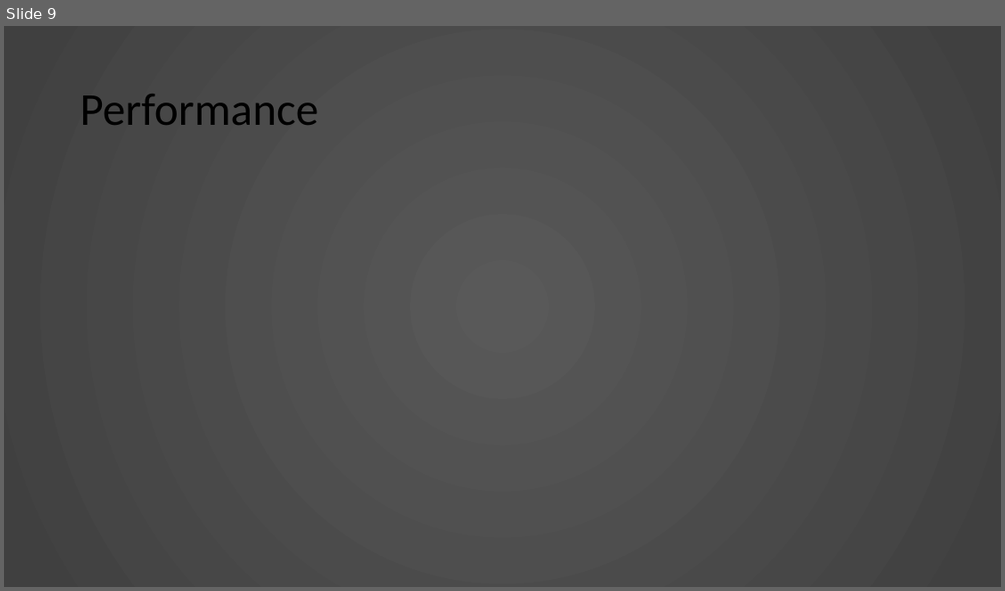
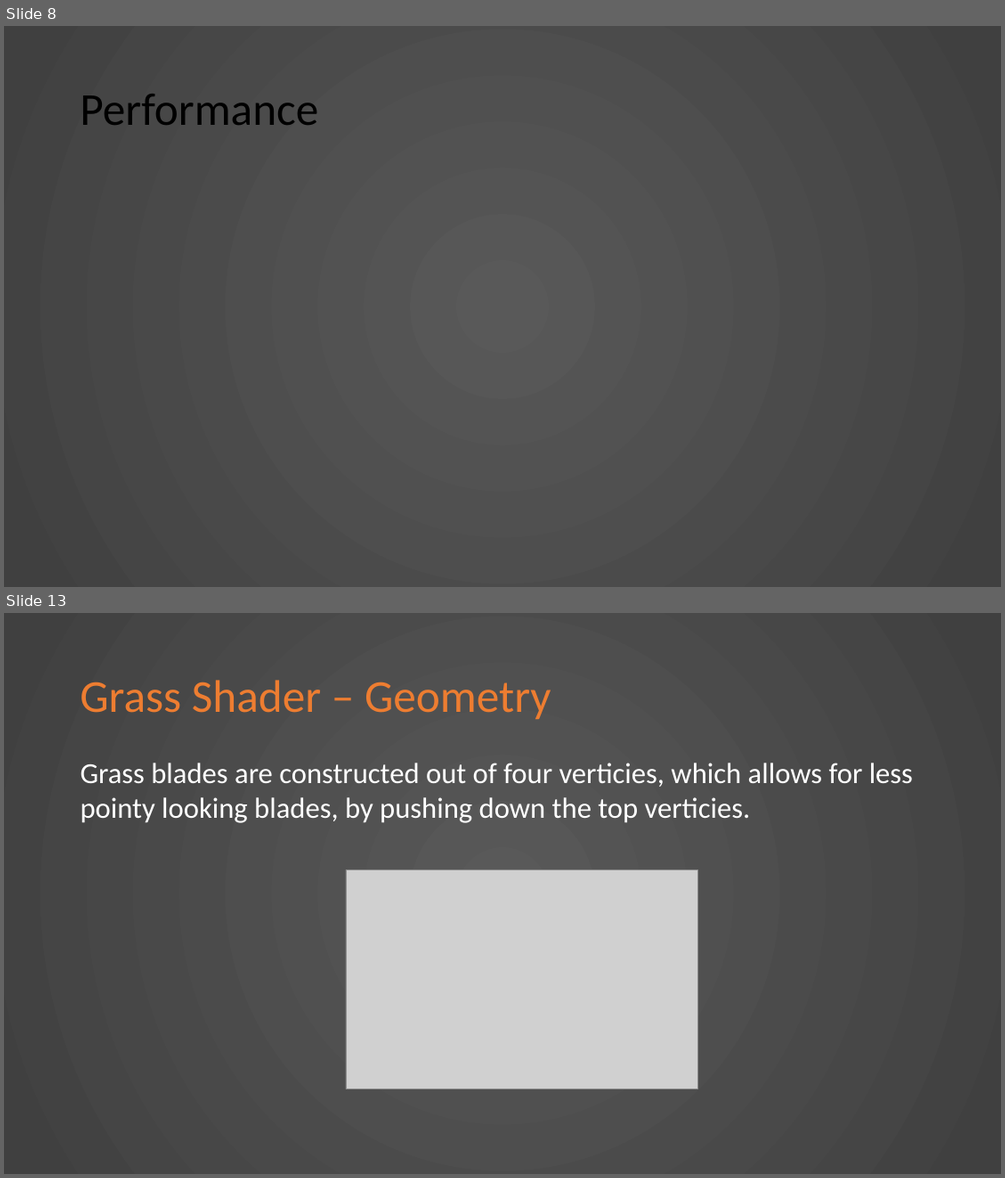
Before and after one commit to KnightTec/ShaderProject, a slide deck: Presentation.pptx. Shown one above the other, each under a label of ours: slide 9 before the commit, slides 8 and 13 after it; the slides between them are not shown. The pictures are 1005x591 and 1005x1178 pixels, drawn with LibreOffice and Linux fonts; fonts in the diff are those of the drawing; grey boxes stand for pictures. Boxes give left, top, right and bottom in pixels: in the first picture for what was removed or moved away, otherwise in the second. Text is boxed around its words. In the diff, an @@ line names an element or a change of style, - is before the commit and + after.

```diff
--- a/Presentation.pptx
+++ b/Presentation.pptx
@@ slide 13 added at (4,613,1001,1174), background gradient #595959 to #404040 @@
@@ title added at (80,680,551,720), 44 pt, text #ED7D31 @@
+Grass Shader – Geometry
@@ text added at (81,763,913,823), 28 pt, text #FFFFFF @@
+Grass blades are constructed out of four verticies, which allows for less pointy looking blades, by pushing down the top verticies.
@@ picture added at (346,869,698,1088) @@
@@ what was slide 9 is now slide 8 @@
```
Also in this commit, not shown: 3 slides changed, 7 other slides added, 1 slide removed.
